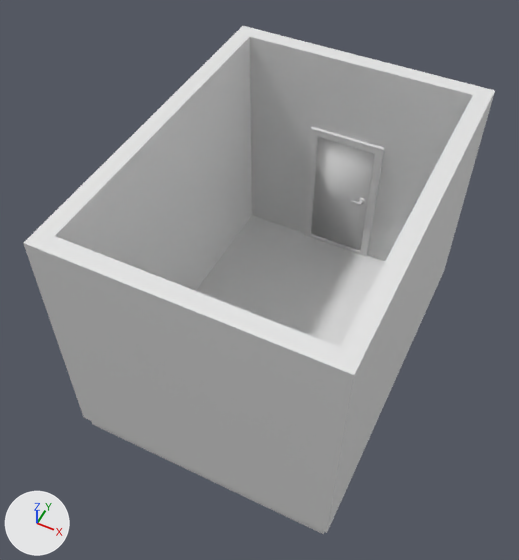
Two versions of the Blender file Content/BlenderModels/room.blend, one commit apart.
Both versions are drawn from a 50 mm lens placed at (2.36, -5.25, 7.63), pointed at (-0.26, -0.02, 1.09). The lights are fixed; the arrows at lower left show +X, +Y and +Z.

Objects in the first picture: 'Door', 'DoorFrame', 'DoorWall', 'Floor', 'Handle', 'Wall1', 'Wall2', 'WallSmall1'.
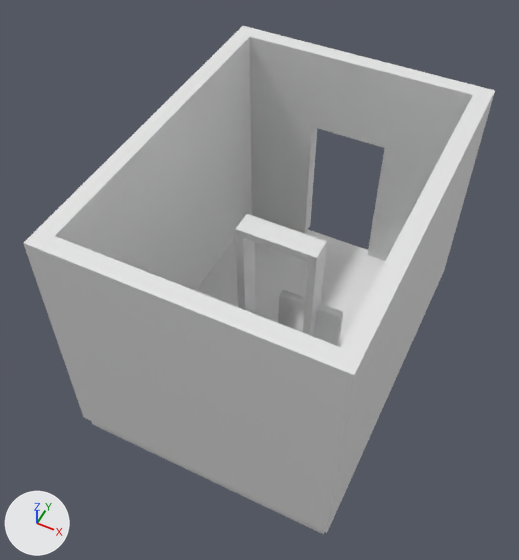
What changed in the scene script:
```text
Change me_cube_004:
    where me_cube_004.from_pydata(...)  # 8 vertices, 6 faces; spans x -0.4..0.4, y -0.11..0.01, z 0.05..1.85
    used by ob_door; location = (0.0, 2.1, 0.0)
    me_cube_004 part 1: the whole mesh is moved by (0.4, 0.11, -0.95)
Change ob_doorframe:
    ob_doorframe.location: (0.0, 2.1, 0.0) -> (0.0, 0.0, 0.0)
Change ob_door:
    ob_door.location: (0.0, 2.1, 0.0) -> (0.0, 0.0, 0.0)
Change ob_handle:
    ob_handle.location: (0.31, 2.05, 1.0) -> (0.71, 0.0, 0.0)
```

Pixel boxes [x1, y1, x2, y2] of what changed, in the pictures (519 x 560 px):
'Door', moved: before [311, 137, 375, 251]; after [278, 290, 343, 346]
'DoorFrame', moved: before [304, 127, 384, 256]; after [235, 214, 327, 337]
'Handle', moved (not visible afterwards): before [351, 198, 365, 205]
